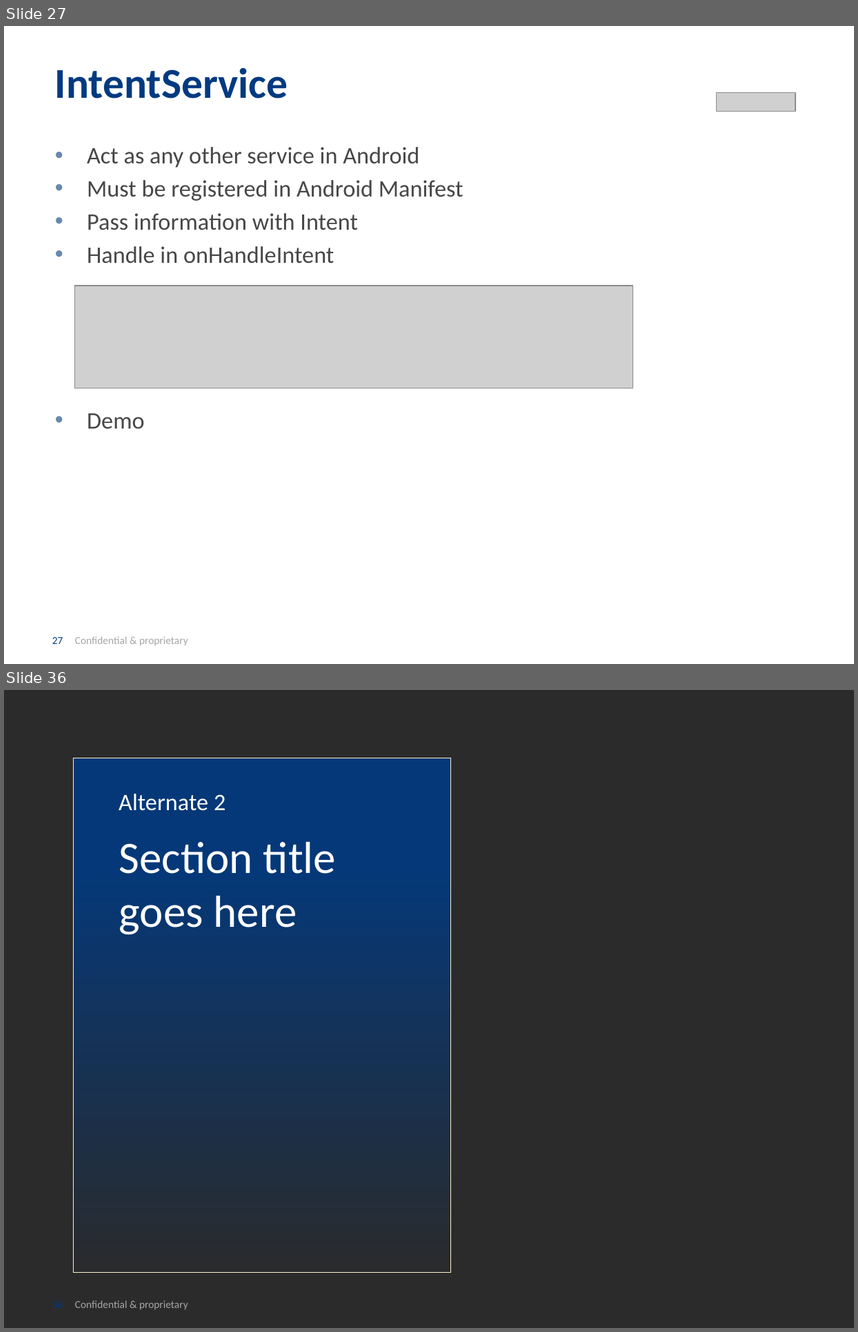
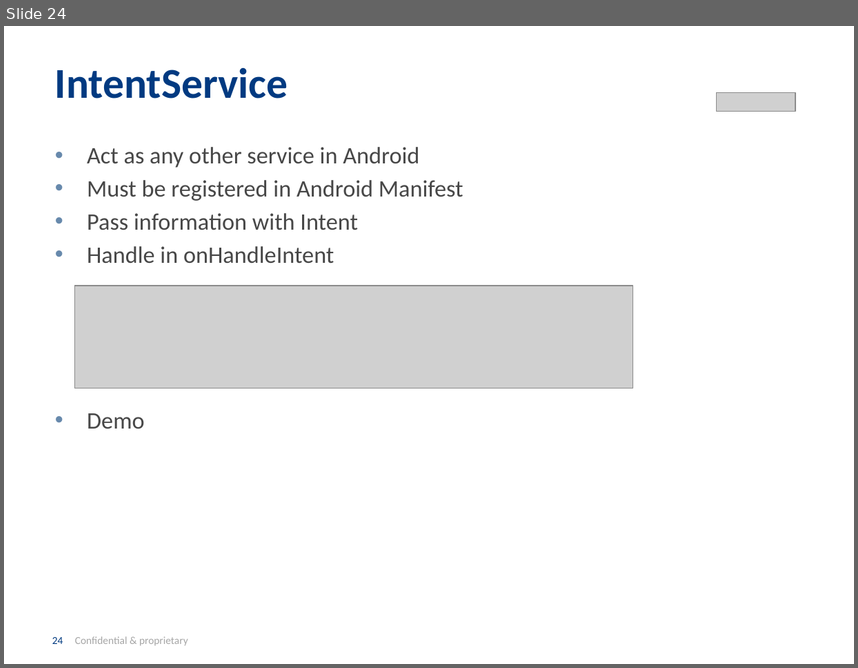
Before and after one commit to INRIX-Iurii-Okhmat/BrownBags, a slide deck: Presentation/Asynchronous Android.pptx. Shown one above the other, each under a label of ours: slides 27 and 36 before the commit, slide 24 after it; the slides between them are not shown. The pictures are 858x1332 and 858x668 pixels, drawn with LibreOffice and Linux fonts; fonts in the diff are those of the drawing; grey boxes stand for pictures; background and template pictures are left out; a plain dark background stands for a picture behind light text. Boxes give left, top, right and bottom in pixels: in the first picture for what was removed or moved away, otherwise in the second. Text is boxed around its words. In the diff, an @@ line names an element or a change of style, - is before the commit and + after.

```diff
--- a/Presentation/Asynchronous Android.pptx
+++ b/Presentation/Asynchronous Android.pptx
@@ slide 36 removed at (4,690,854,1328), background picture (left out); not listed: 1 template element that a slide beside it also shows @@
@@ rectangle removed at (73,758,450,1272) @@
@@ text removed at (119,793,225,811) @@
-Alternate 2
@@ title removed at (119,842,336,934) @@
-Section title goes here
@@ what was slide 27 is now slide 24 @@
@@ page number at (52,636,188,646): text changed @@
-27 Confidential & proprietary
+24 Confidential & proprietary
```
Also in this commit, not shown: 13 slides changed, 3 slides added, 11 other slides removed, 1 other file.
